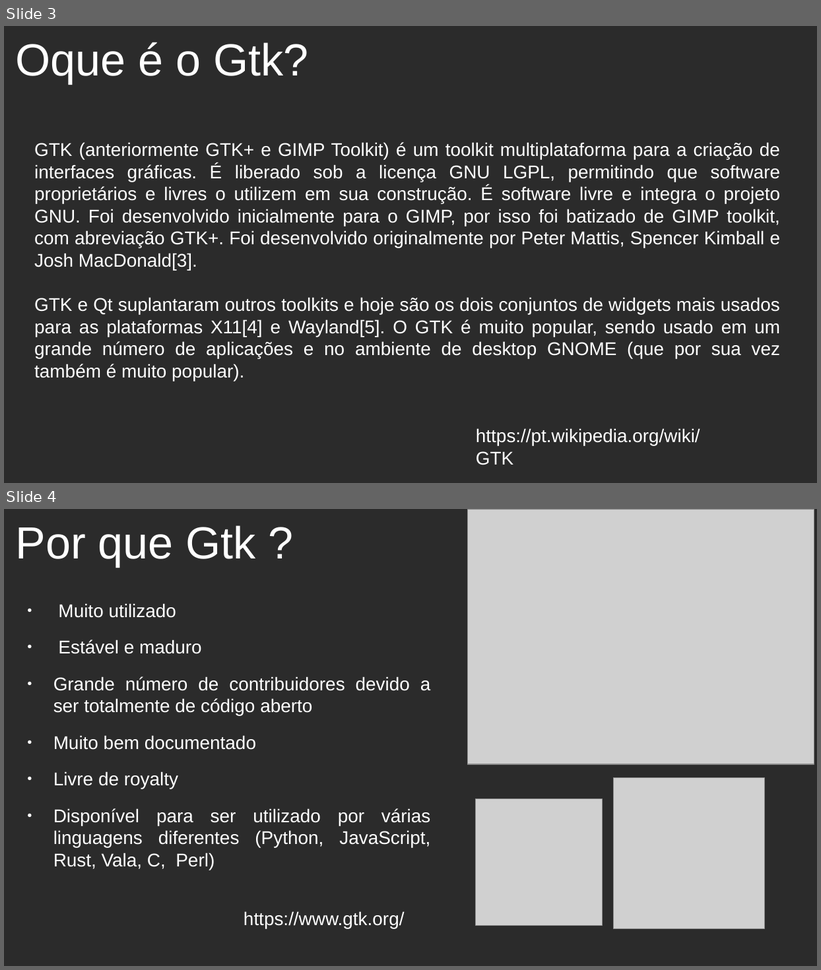
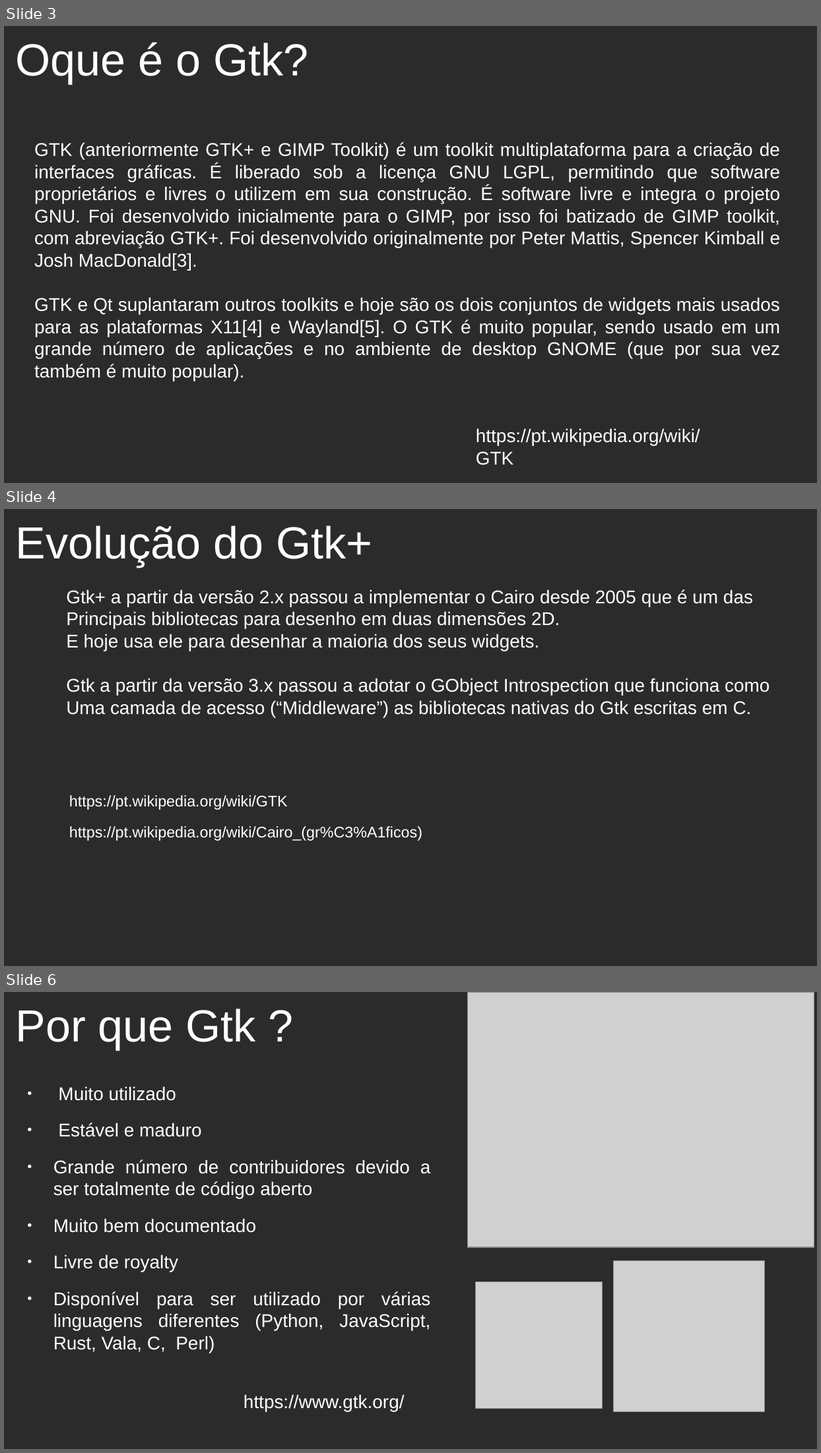
Before and after one commit to MichaelDeMattos/grupy, a slide deck: pylestra.odp. Shown one above the other, each under a label of ours: slides 3 and 4 before the commit, slides 3, 4 and 6 after it; the slides between them are not shown. The pictures are 821x970 and 821x1453 pixels, drawn with LibreOffice and Linux fonts; fonts in the diff are those of the drawing; grey boxes stand for pictures; background and template pictures are left out; a plain dark background stands for a picture behind light text. Boxes give left, top, right and bottom in pixels: in the first picture for what was removed or moved away, otherwise in the second. Text is boxed around its words. In the diff, an @@ line names an element or a change of style, - is before the commit and + after.

```diff
--- a/pylestra.odp
+++ b/pylestra.odp
@@ slide 4 added at (x1=4, y1=509, x2=817, y2=966), background picture (left out) @@
@@ title added at (x1=16, y1=525, x2=372, y2=567), 44 pt, text #FFFFFF @@
+Evolução do Gtk+
@@ text added at (x1=66, y1=590, x2=770, y2=718), 18 pt, text #FFFFFF @@
+Gtk+ a partir da versão 2.x passou a implementar o Cairo desde 2005 que é um das
+Principais bibliotecas para desenho em duas dimensões 2D.
+E hoje usa ele para desenhar a maioria dos seus widgets.
+Gtk a partir da versão 3.x passou a adotar o GObject Introspection que funciona como
+Uma camada de acesso (“Middleware”) as bibliotecas nativas do Gtk escritas em C.
@@ text added at (x1=69, y1=795, x2=288, y2=810), 15 pt, text #FFFFFF @@
+https://pt.wikipedia.org/wiki/GTK
@@ text added at (x1=69, y1=826, x2=422, y2=841), 15 pt, text #FFFFFF @@
+https://pt.wikipedia.org/wiki/Cairo_(gr%C3%A1ficos)
@@ what was slide 4 is now slide 6 @@
```
Also in this commit, not shown: 1 other slide added.
